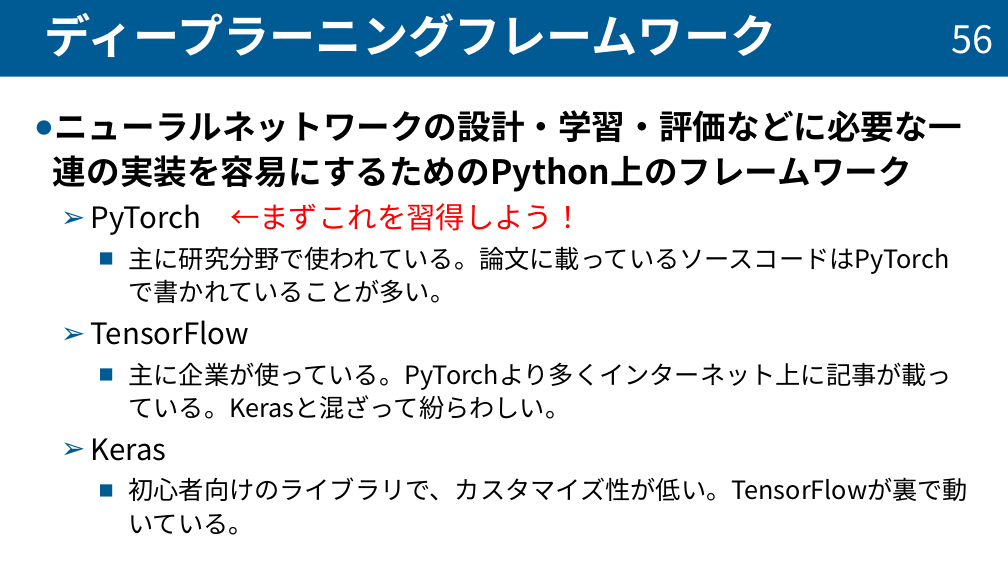
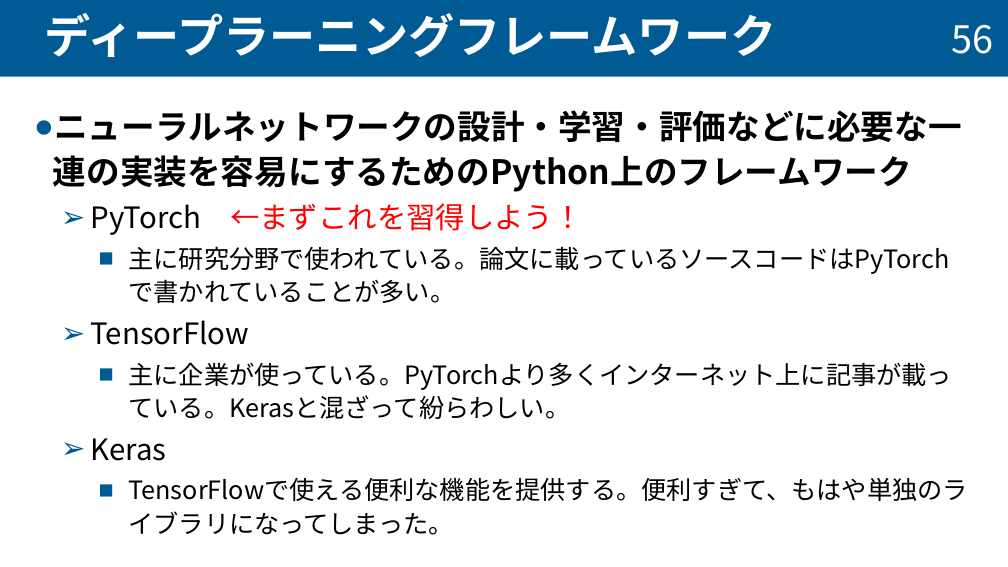
Before and after one commit to taiseifujisawa/cnn_manual_nktlab, a slide deck: slide 57 of cnn_manual.pptx. Drawn at 1008x567 pixels with LibreOffice and Linux fonts; fonts in the diff are those of the drawing. Boxes give left, top, right and bottom in pixels: in the first picture for what was removed or moved away, otherwise in the second. Text is boxed around its words. In the diff, an @@ line names an element or a change of style, - is before the commit and + after.

```diff
--- a/cnn_manual.pptx
+++ b/cnn_manual.pptx
@@ text at (128,477,967,535): text changed @@
-    ■ 初心者向けのライブラリで、カスタマイズ性が低い。TensorFlowが裏で動いている。
+    ■ TensorFlowで使える便利な機能を提供する。便利すぎて、もはや単独のライブラリになってしまった。
```
Also in this commit, not shown: 4 other slides changed, 36 slides added.
